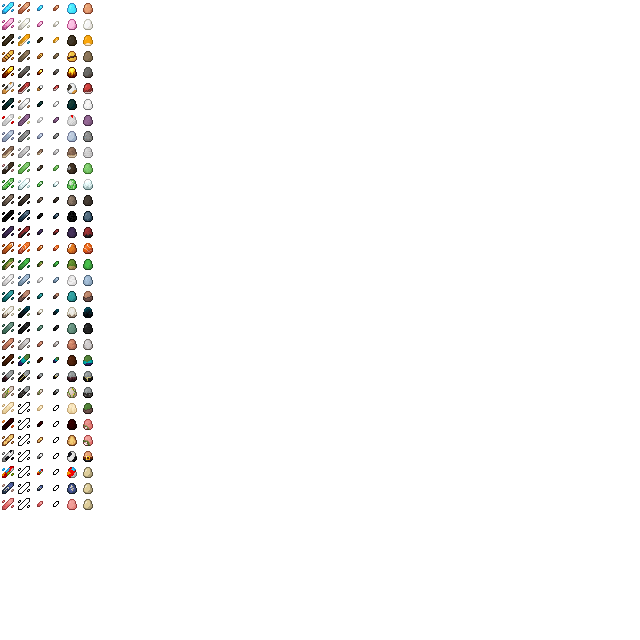
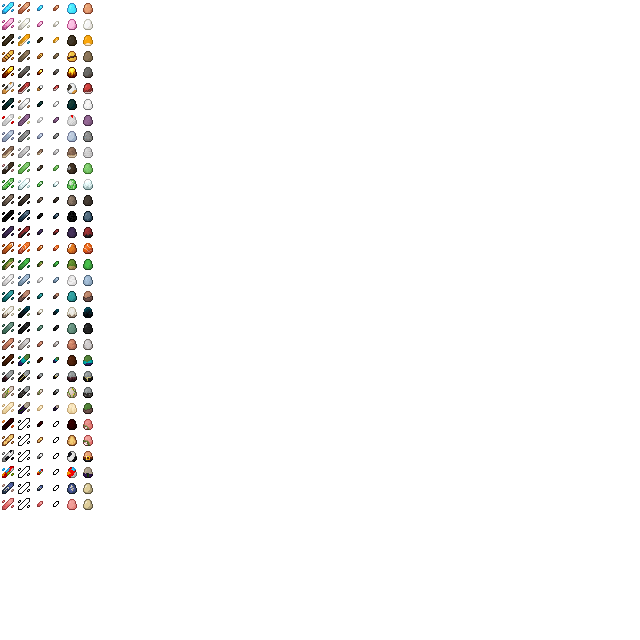
Layered file, before and after one edit (640px x 640px). Changes by layer:
painted on "eggs" over box(83, 467, 93, 478)
painted on "small shards" over box(53, 405, 59, 411)
painted on "shards" over box(18, 402, 30, 414)
